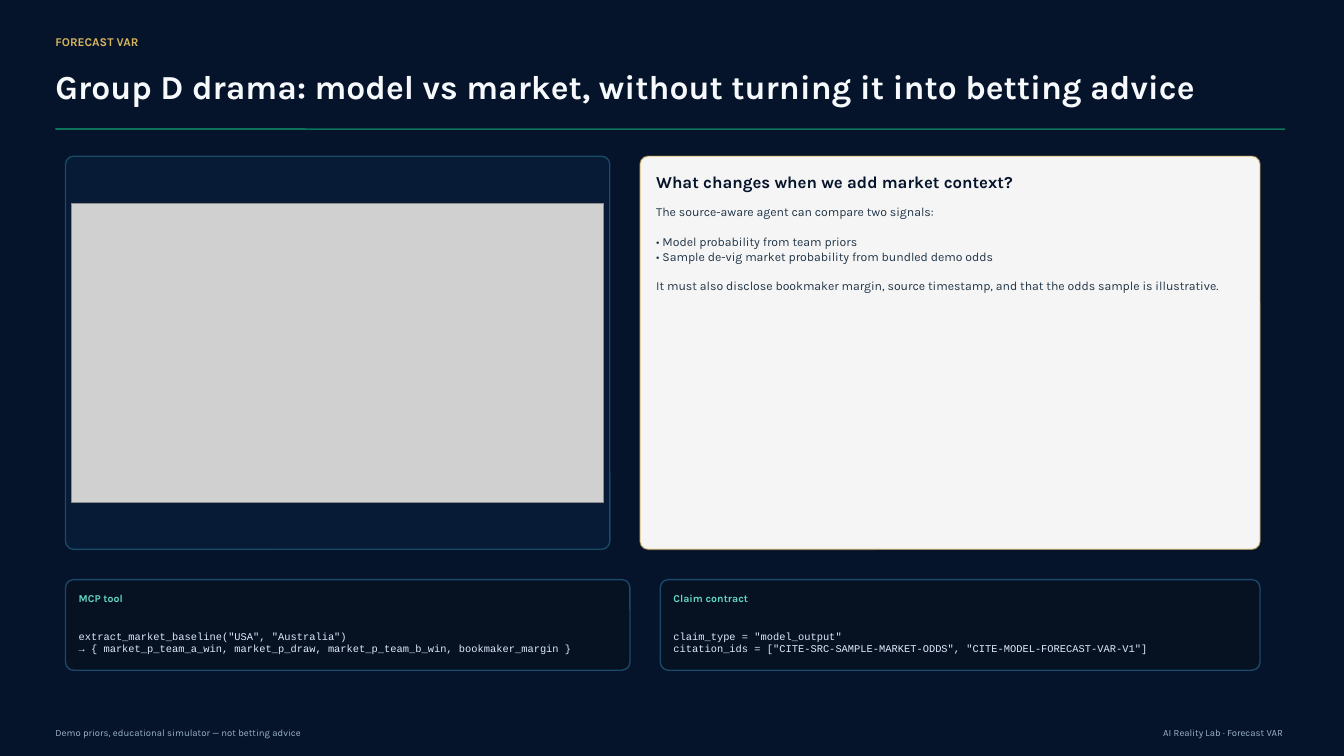
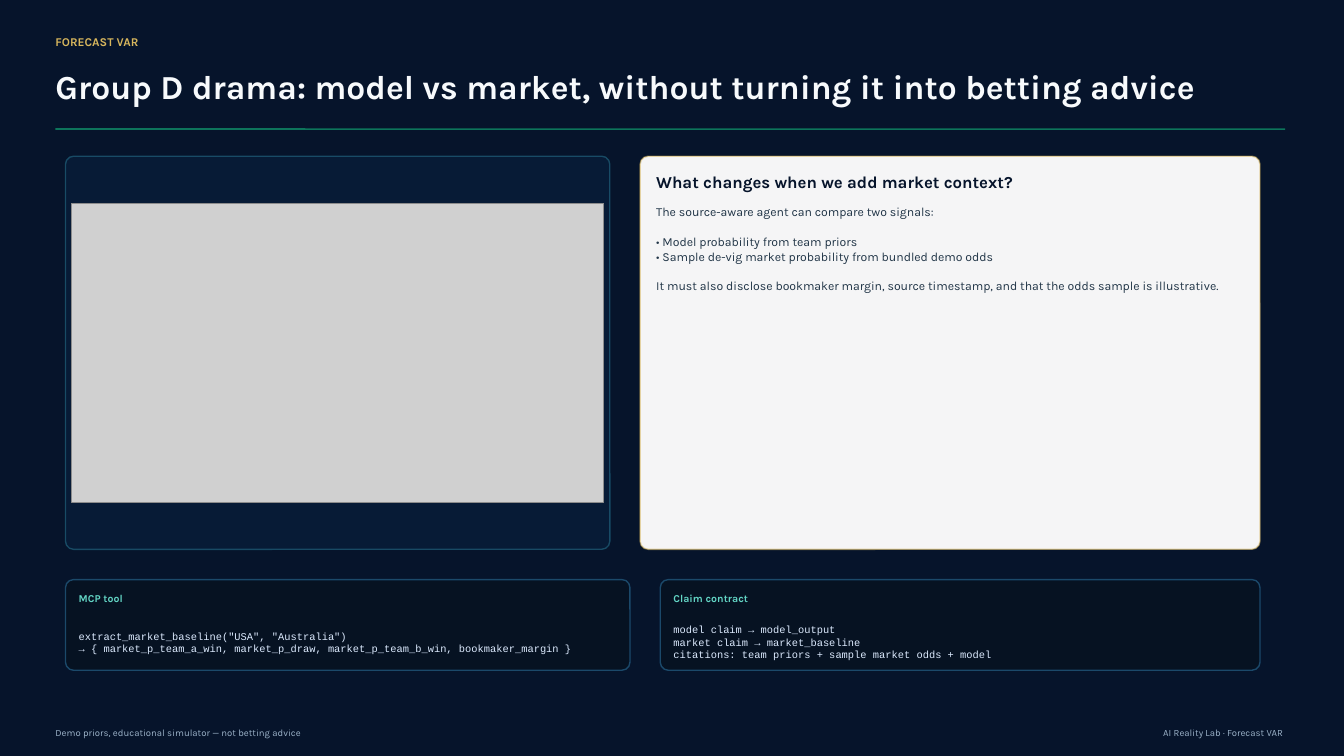
Before and after one commit to monaj07/ai-reality-lab, a slide deck: slide 5 of wc26-forecast-var-agent-episode2/deliverables/new_version/forecast_var_agent_engineering_deck.pptx. Drawn at 1344x756 pixels with LibreOffice and Linux fonts; fonts in the diff are those of the drawing; grey boxes stand for pictures; background and template pictures are left out. Boxes give left, top, right and bottom in pixels: in the first picture for what was removed or moved away, otherwise in the second. Text is boxed around its words. In the diff, an @@ line names an element or a change of style, - is before the commit and + after.

```diff
--- a/wc26-forecast-var-agent-episode2/deliverables/new_version/forecast_var_agent_engineering_deck.pptx
+++ b/wc26-forecast-var-agent-episode2/deliverables/new_version/forecast_var_agent_engineering_deck.pptx
@@ text at [673, 626, 991, 660]: text changed @@
-claim_type = "model_output"
-citation_ids = ["CITE-SRC-SAMPLE-MARKET-ODDS", "CITE-MODEL-FORECAST-VAR-V1"]
+model claim → model_output
+market claim → market_baseline
+citations: team priors + sample market odds + model
```
Also in this commit, not shown: 12 other slides changed.
